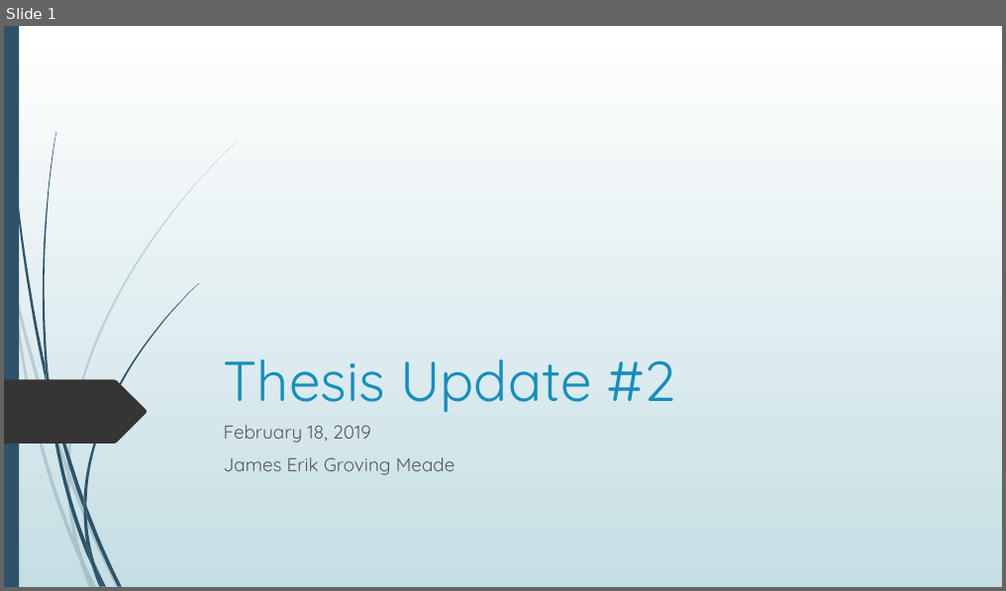
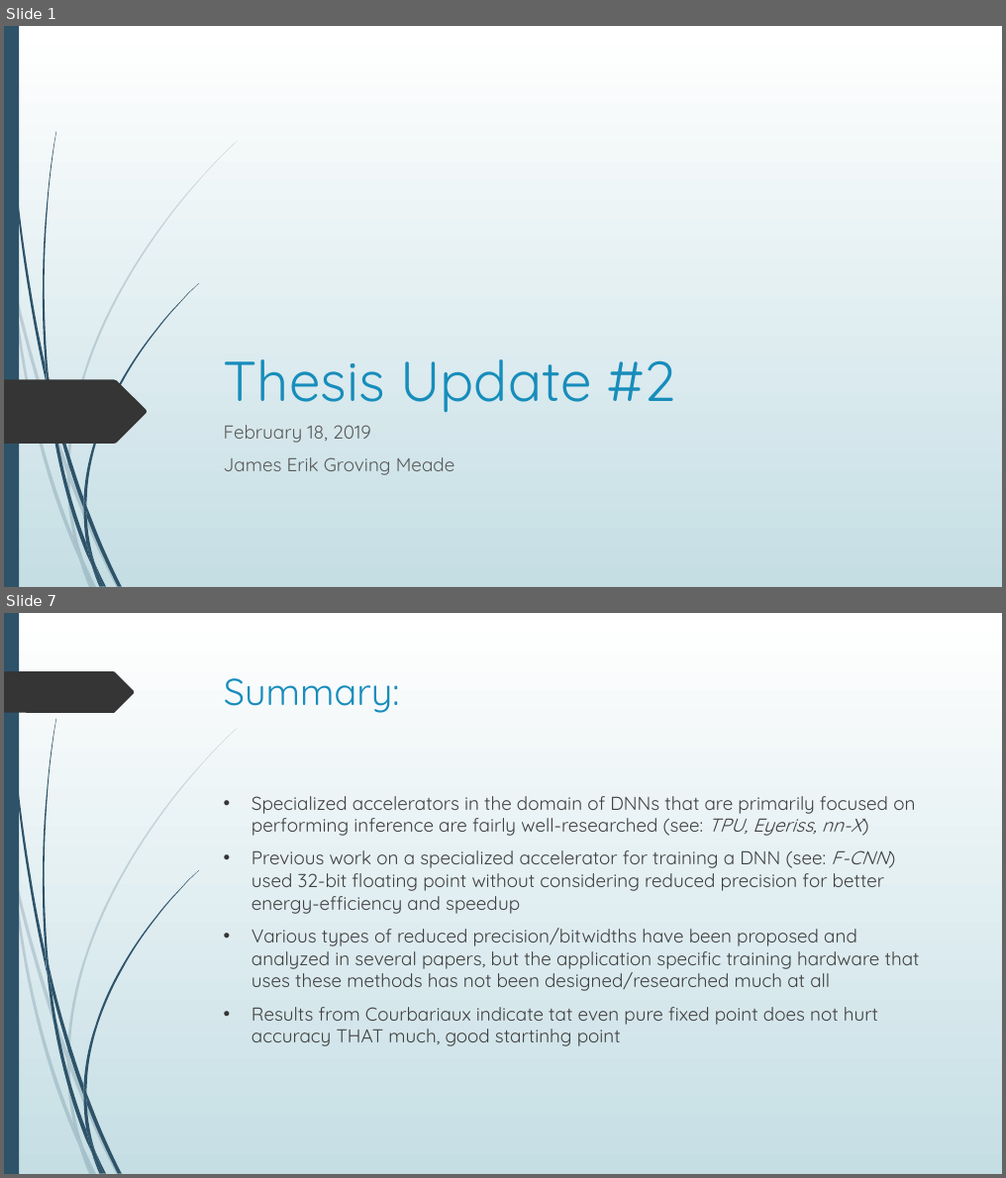
Before and after one commit to erikgroving/NeuralNetworkHardwareAccelerator, a slide deck: WeeklyPresentations/update2_02_18.pptx. Shown one above the other, each under a label of ours: slide 1 before the commit, slides 1 and 7 after it; the slides between them are not shown. The pictures are 1006x591 and 1006x1178 pixels, drawn with LibreOffice and Linux fonts; fonts in the diff are those of the drawing. Boxes give left, top, right and bottom in pixels: in the first picture for what was removed or moved away, otherwise in the second. Text is boxed around its words. In the diff, an @@ line names an element or a change of style, - is before the commit and + after.

```diff
--- a/WeeklyPresentations/update2_02_18.pptx
+++ b/WeeklyPresentations/update2_02_18.pptx
@@ slide 7 added at (4,613,1002,1174), background gradient #FFFFFF to #C5DEE5; not listed: 23 template elements that a slide beside it also shows @@
@@ freeform shape added at (4,671,135,713), fill #353535 @@
@@ title added at (224,678,400,713), 36 pt, text #178DBB @@
+Summary:
@@ text added at (252,796,920,1047), 18 pt, text #404040 @@
+• Specialized accelerators in the domain of DNNs that are primarily focused on performing inference are fairly well-researched (see: TPU, Eyeriss, nn-X)
+• Previous work on a specialized accelerator for training a DNN (see: F-CNN) used 32-bit floating point without considering reduced precision for better energy-efficiency and speedup
+• Various types of reduced precision/bitwidths have been proposed and analyzed in several papers, but the application specific training hardware that uses these methods has not been designed/researched much at all
+• Results from Courbariaux indicate tat even pure fixed point does not hurt accuracy THAT much, good startinhg point
```
Also in this commit, not shown: 6 other slides added, 1 other file.
